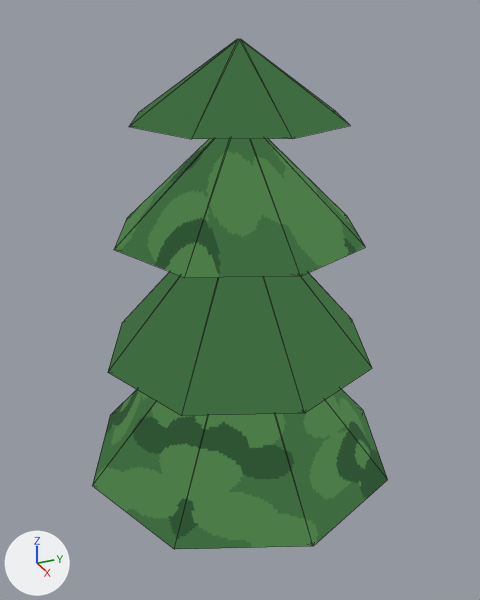
What one commit did to the glTF model gameAsset/models/decorates/pine/pine.glb.
Both versions are drawn from a camera (50 mm lens) standing at (5.23, -2.34, 5.39) and looking at (-0.08, 0.04, 2.73). Lighting does not change. The marker at lower left points along +X, +Y and +Z. The older version comes first. Mesh edges are drawn as thin lines. Vertices at exactly the same position are counted once.

The first picture shows 'Pine'.
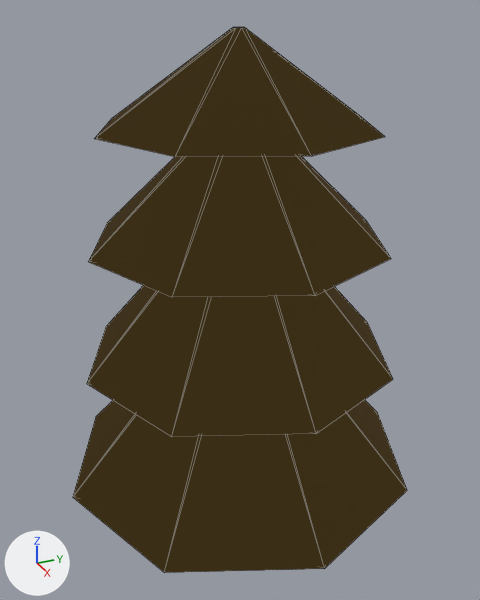
Boxes [x1, y1, x2, y2] around the edits, measured in the pictures (480 x 600 px):
'Pine', reshaped (13% wider, 7% taller)
    before: [92, 39, 388, 549]
    after: [73, 27, 407, 573]
part 1 of me_pine_mesh, added
    after: [73, 400, 407, 573]
part 2 of me_pine_mesh, added
    after: [87, 285, 393, 437]
part 3 of me_pine_mesh, added
    after: [88, 156, 391, 297]
part 4 of me_pine_mesh, added
    after: [94, 27, 385, 157]

Edits to the bpy script that builds the scene:
```text
Add mat_pine_outline:
    mat_pine_outline = principled_material('pine_Outline')
    mat_pine_outline.base_color = (0.0, 0.0, 0.0)  # black #000000
    mat_pine_outline.metallic = 1.0
    mat_pine_outline.roughness = 1.0
    mat_pine_outline.emission_color = (0.0437, 0.0273, 0.00802)  # brown #3b2e16
    mat_pine_outline.emission_strength = 1.0
Change me_pine_mesh:
    used by ob_pine; location = (0.0, 0.0, 0.0)
    remove me_pine_mesh.from_pydata(...)  # 96 vertices, 168 faces; spans x -1.55..1.55, y -1.55..1.55, z 0.0..5.07
    add me_pine_mesh.from_pydata(...)  # 192 vertices, 336 faces; spans x -1.75..1.75, y -1.75..1.75, z -0.08..5.16
    me_pine_mesh part 1: a new loose piece, an 8-sided cut cone along z (radius 1.75 at the low end, 0.07 at the high end) spanning x -1.75..1.75, y -1.75..1.75, z 1.03..2.94, in mat_pine_outline (black #000000)
    me_pine_mesh part 2: a new loose piece, an 8-sided cut cone along z (radius 1.5 at the low end, 0.07 at the high end) spanning x -1.5..1.5, y -1.5..1.5, z 2.23..3.84, in mat_pine_outline (black #000000)
    me_pine_mesh part 3: a new loose piece, an 8-sided cut cone along z (radius 1.37 at the low end, 0.06 at the high end) spanning x -1.37..1.37, y -1.37..1.37, z 3.38..4.59, in mat_pine_outline (black #000000)
    me_pine_mesh part 4: a new loose piece, an 8-sided cut cone along z (radius 1.23 at the low end, 0.05 at the high end) spanning x -1.23..1.23, y -1.23..1.23, z 4.38..5.16, in mat_pine_outline (black #000000)
    other edits to the shape of me_pine_mesh do not show in these pictures
    add me_pine_mesh.materials.append(mat_pine_outline)  # black #000000
```
